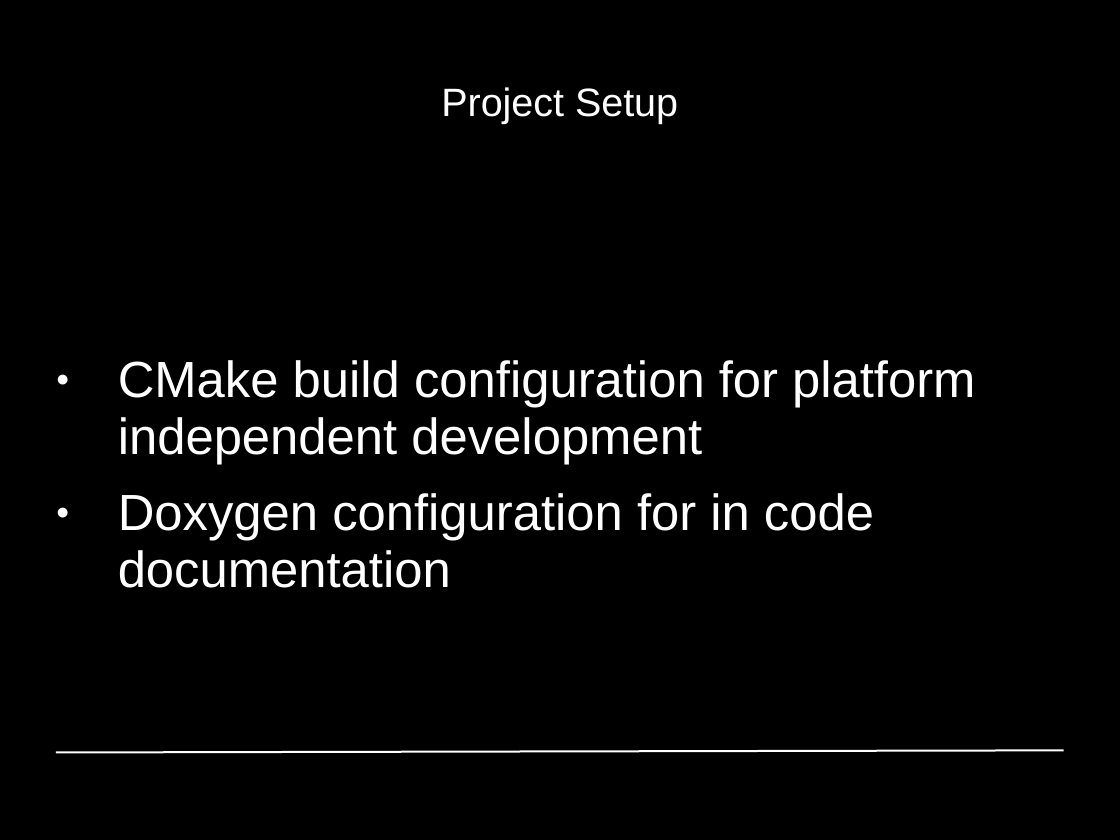
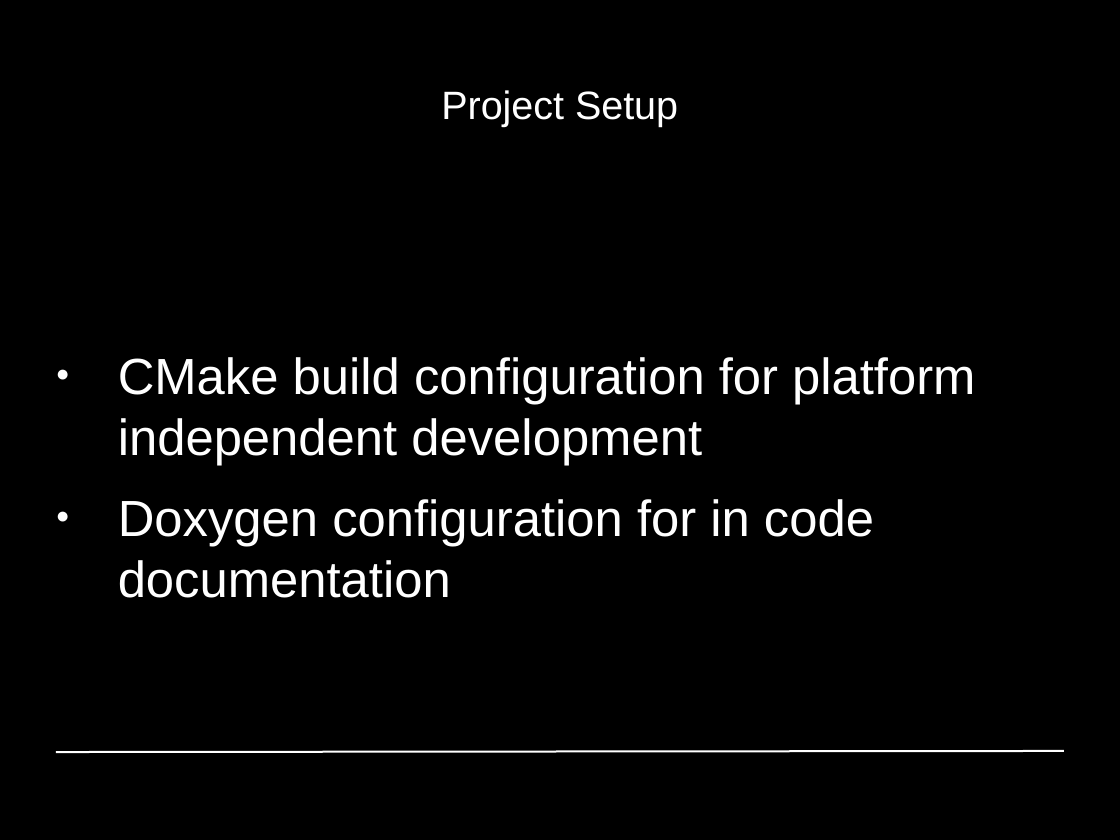
Before and after one commit to GiannisPapadopoulos/DiscriminativePatches, a slide deck: slide 34 of presentations/period1/MAI_Project1_Group4.odp. Drawn at 1120x840 pixels with LibreOffice and Linux fonts; fonts in the diff are those of the drawing; background and template pictures are left out. Boxes give left, top, right and bottom in pixels: in the first picture for what was removed or moved away, otherwise in the second. Text is boxed around its words. In the diff, an @@ line names an element or a change of style, - is before the commit and + after.

```diff
--- a/presentations/period1/MAI_Project1_Group4.odp
+++ b/presentations/period1/MAI_Project1_Group4.odp
@@ title "Project Setup" at [441,90,678,127]: line spacing 0.93 to 1 @@
@@ text "CMake build configuration for platform ..." at [118,357,975,598]: line spacing 0.93 to 1 @@
```
Also in this commit, not shown: 1 other slide changed, 3 slides added, 3 slides removed.
